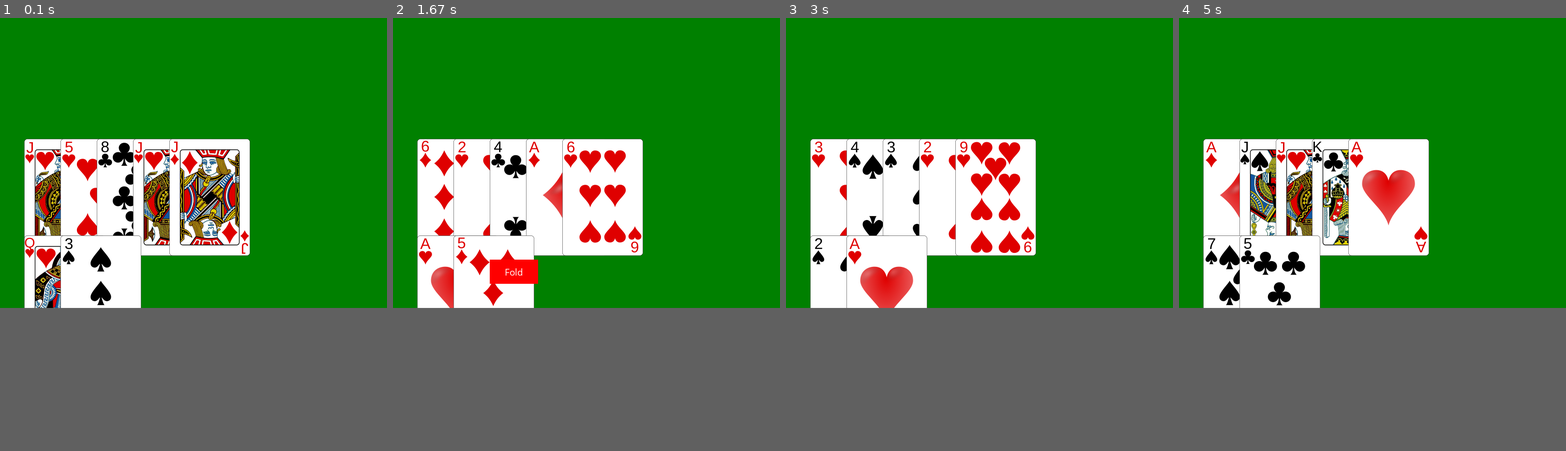
Above: before the commit, frames 1-4 (left to right).
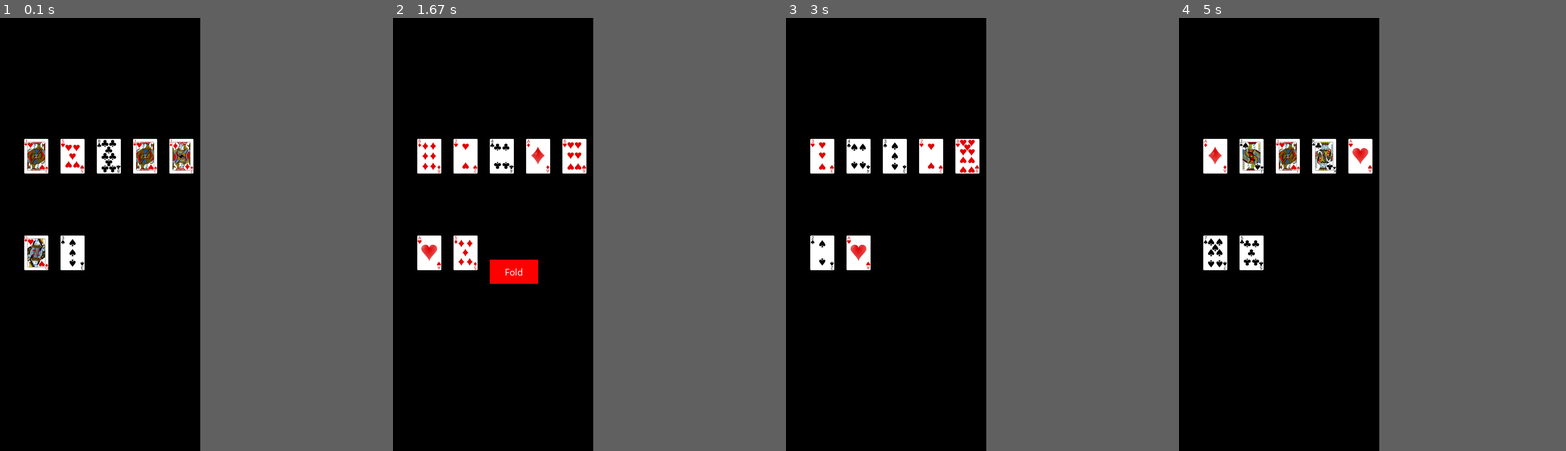
Above: after the commit, the same moments.

Repository: jmsyuen/nea
Game: pygame game, started from pygametest.py
The game is run twice, just before and just after one commit, with the same random seed, the same clock (stepped at 60 frames per second) and the same inputs.
Inputs (mouse positions are in pixels of both pictures, inside the frame that each line leads up to):
- Up to frame 1 (0.1 s): no input
- Up to frame 2 (1.67 s): click (512, 273) at 0.38 s; click (493, 264) at 0.72 s; click (431, 169) at 1.05 s; click (516, 273) at 1.38 s
- Up to frame 3 (3 s): click (890, 91) at 1.72 s; click (890, 282) at 2.05 s; click (878, 160) at 2.38 s
- Up to frame 4 (5 s): click (1364, 273) at 3.22 s; click (1341, 225) at 3.55 s; click (1298, 273) at 4.38 s; click (1287, 217) at 4.72 s
The window is 800x600 before the commit and 414x896 after it. Grey fills any space a smaller window leaves; there, only what the larger window draws over its background counts as a difference.

The runs differ from the first frame. In frame 1, 35% of the frame differs, in the area x 0-65%, y 0-67%; in frame 2, 35%; in frame 3, 36%; in frame 4, 35%.

Commit message:
Update card images and fix screen resolution. (generated by blackbox.ai )

Diff:
--- a/pygametest.py
+++ b/pygametest.py
@@ -5,10 +5,11 @@
 pygame.init()
 
 # Constants
-WIDTH, HEIGHT = 800, 600
+WIDTH, HEIGHT = 414, 896 #logical point resolution of iphone 11
 WHITE = (255, 255, 255)
 GREEN = (0, 128, 0)
 RED = (255, 0, 0)
+BLACK = (0, 0, 0)
 CARD_WIDTH, CARD_HEIGHT = 75, 100
 
 # Initialize Pygame window
@@ -16,7 +17,7 @@
 pygame.display.set_caption("Pygame Poker Interface")
 
 # Load card images
-card_images = []
+card_images = []  # https://code.google.com/archive/p/vector-playing-cards/
 for suit in ["hearts", "diamonds", "spades", "clubs"]:
   for value in range(2, 15):
       card_images.append(pygame.image.load(f"cards/{suit}.{value}.png"))
@@ -59,7 +60,7 @@
         pygame.quit()
         sys.exit()
 
-    screen.fill(GREEN)
+    screen.fill(BLACK)
 
     # Draw cards on the table
     draw_cards(cards_on_table, 50, 250)
Binary file added: cards/back.png
Binary file changed: cards/clubs.10.png
Binary file changed: cards/clubs.11.png
Binary file changed: cards/clubs.12.png
Binary file changed: cards/clubs.13.png
Binary file changed: cards/clubs.14.png
Binary file changed: cards/clubs.2.png
Binary file changed: cards/clubs.3.png
Binary file changed: cards/clubs.4.png
Binary file changed: cards/clubs.5.png
Binary file changed: cards/clubs.6.png
Binary file changed: cards/clubs.7.png
(and 42 more such lines)
